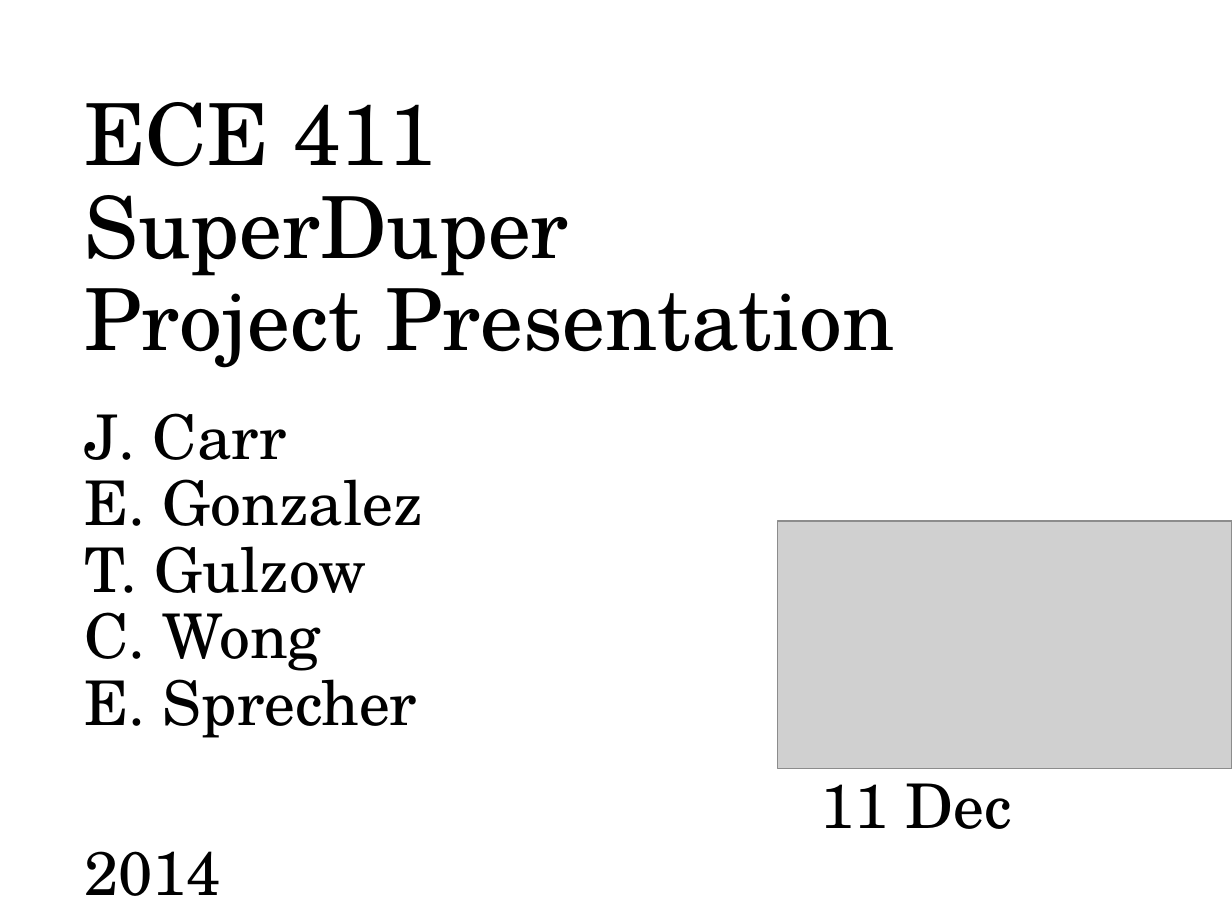
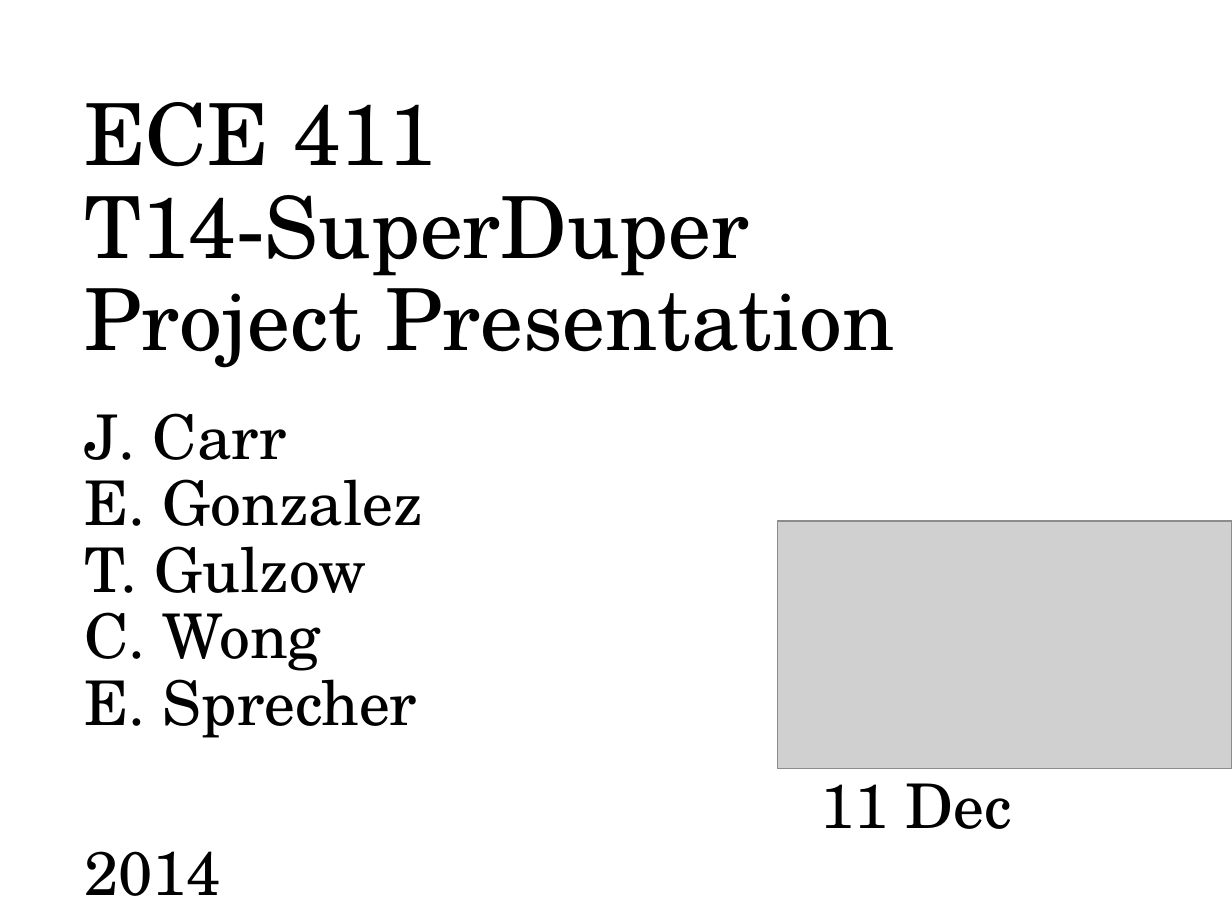
Before and after one commit to esteban3/SuperDuper411, a slide deck: slide 1 of ECE411Presentation.ppt. Drawn at 1232x924 pixels with LibreOffice and Linux fonts; fonts in the diff are those of the drawing; grey boxes stand for pictures; background and template pictures are left out. Boxes give left, top, right and bottom in pixels: in the first picture for what was removed or moved away, otherwise in the second. Text is boxed around its words. In the diff, an @@ line names an element or a change of style, - is before the commit and + after.

Commit message:
Updated PPT

```diff
--- a/ECE411Presentation.ppt
+++ b/ECE411Presentation.ppt
@@ title at [84, 102, 1012, 829]: text changed @@
-ECE 411
-SuperDuper
-Project Presentation
-J. Carr
-E. Gonzalez
-T. Gulzow
-C. Wong
-E. Sprecher
-11 Dec 2014
+ECE 411
+T14-SuperDuper
+Project Presentation
+J. Carr
+E. Gonzalez
+T. Gulzow
+C. Wong
+E. Sprecher
+11 Dec 2014
```
